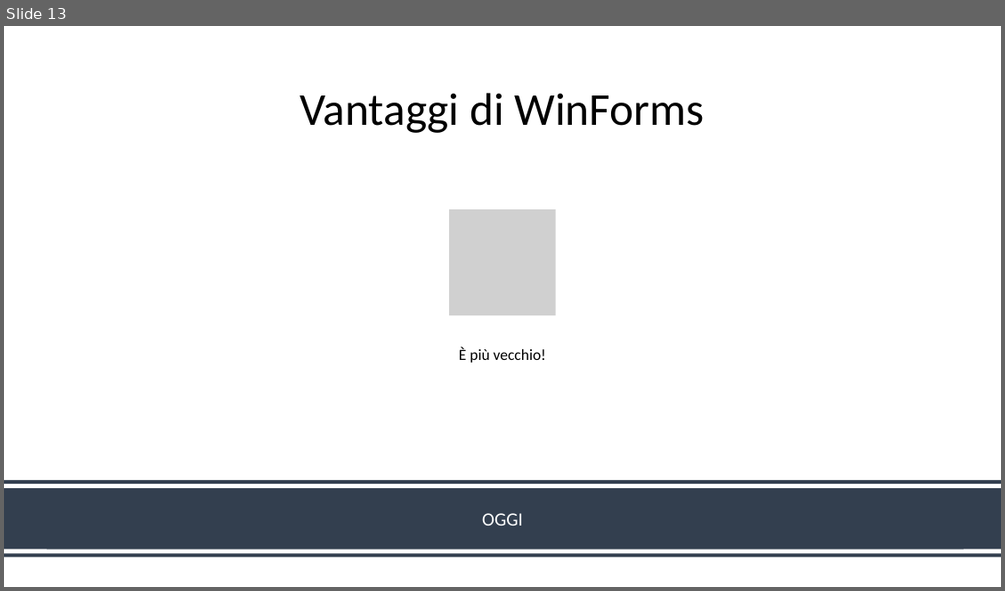
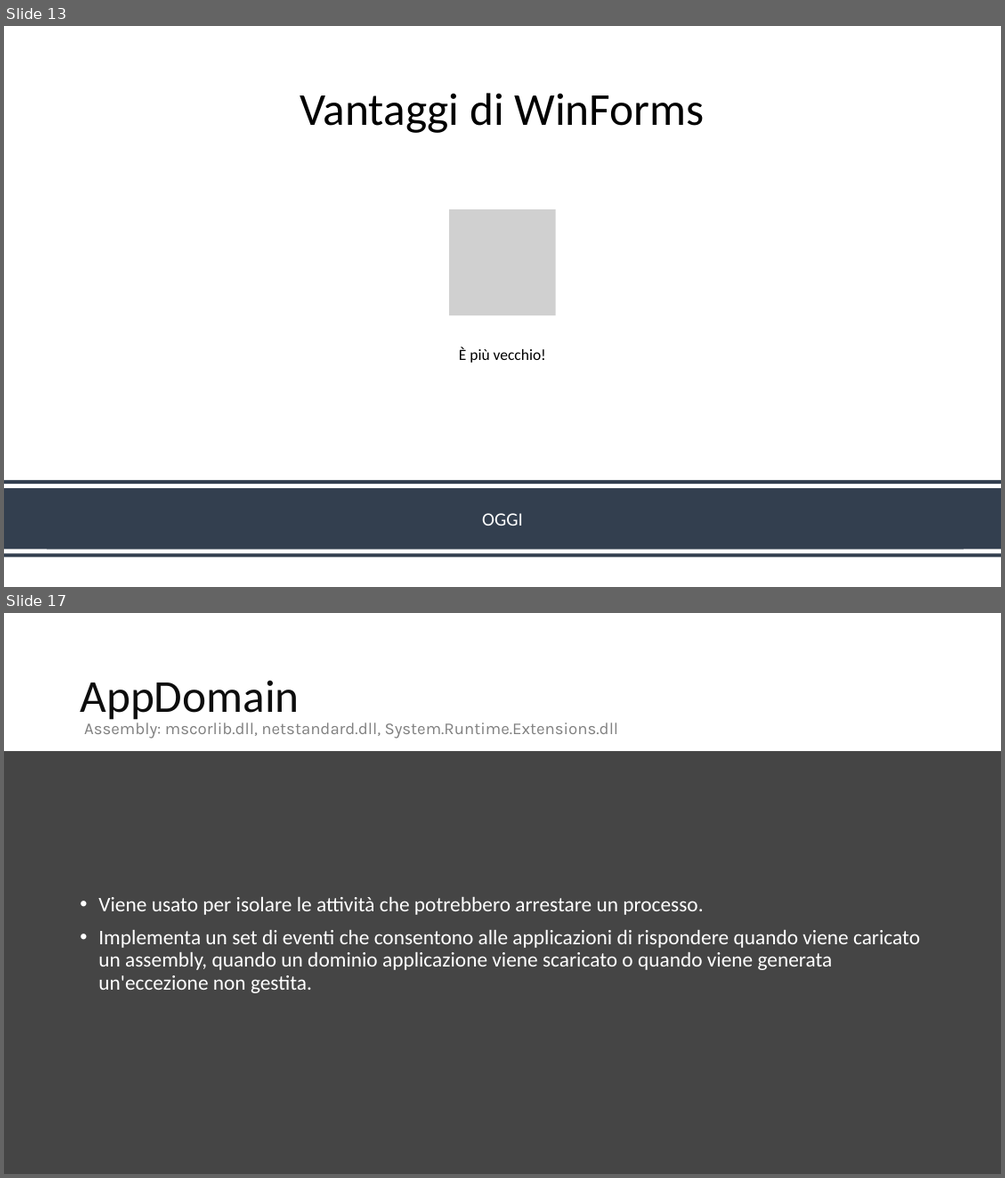
Before and after one commit to danieleromanazzi/wpf-tutorial, a slide deck: wpf-tutorial.pptx. Shown one above the other, each under a label of ours: slide 13 before the commit, slides 13 and 17 after it; the slides between them are not shown. The pictures are 1005x591 and 1005x1178 pixels, drawn with LibreOffice and Linux fonts; fonts in the diff are those of the drawing; grey boxes stand for pictures. Boxes give left, top, right and bottom in pixels: in the first picture for what was removed or moved away, otherwise in the second. Text is boxed around its words. In the diff, an @@ line names an element or a change of style, - is before the commit and + after.

```diff
--- a/wpf-tutorial.pptx
+++ b/wpf-tutorial.pptx
@@ slide 17 added at (4, 613, 1001, 1174), background #454545 @@
@@ rectangle added at (4, 613, 1001, 751), fill #FFFFFF @@
@@ title added at (80, 680, 299, 720), 44 pt, text #0D0D0D @@
+AppDomain
@@ text added at (84, 719, 619, 738), 16 pt, text #808080 @@
+Assembly: mscorlib.dll, netstandard.dll, System.Runtime.Extensions.dll
@@ rectangle added at (4, 751, 1001, 1174), fill #454545 @@
@@ text added at (98, 897, 920, 993), 20 pt, text #FFFFFF @@
+• Viene usato per isolare le attività che potrebbero arrestare un processo.
+• Implementa un set di eventi che consentono alle applicazioni di rispondere quando viene caricato un assembly, quando un dominio applicazione viene scaricato o quando viene generata un'eccezione non gestita.
```
Also in this commit, not shown: 17 slides changed, 56 other slides added, 4 slides removed, 3 other files.
